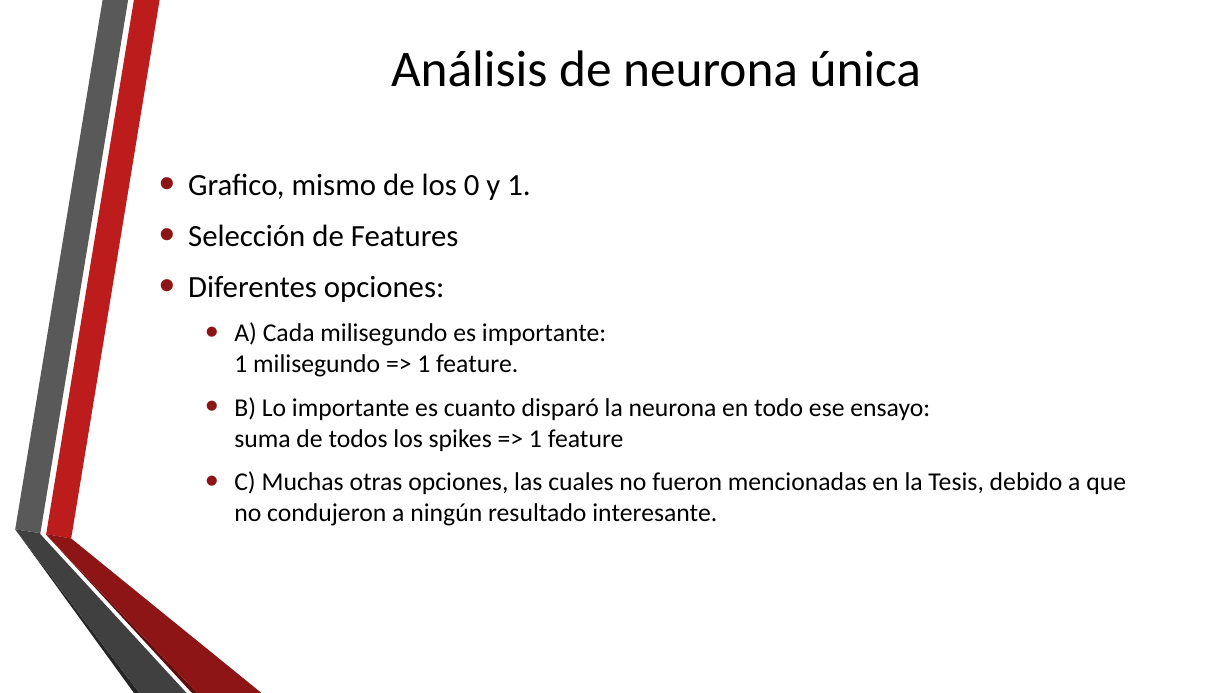
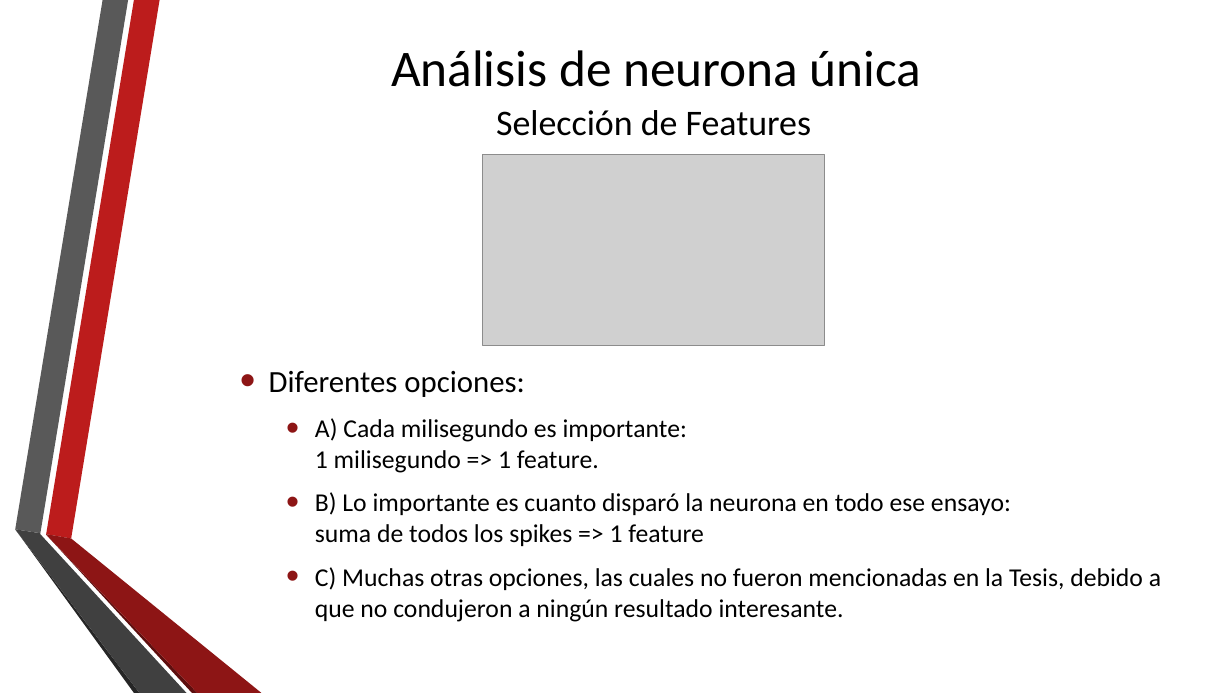
Before and after one commit to neozero86/tesis-megea, a slide deck: slide 21 of Presentacion/PresentacionTesis.pptx. Drawn at 1232x693 pixels with LibreOffice and Linux fonts; fonts in the diff are those of the drawing; grey boxes stand for pictures; background and template pictures are left out. Boxes give left, top, right and bottom in pixels: in the first picture for what was removed or moved away, otherwise in the second. Text is boxed around its words. In the diff, an @@ line names an element or a change of style, - is before the commit and + after.

```diff
--- a/Presentacion/PresentacionTesis.pptx
+++ b/Presentacion/PresentacionTesis.pptx
@@ text added at (x1=496, y1=110, x2=811, y2=136), 28 pt, text #000000 @@
+Selección de Features
@@ text at (x1=188, y1=173, x2=530, y2=247): paragraphs removed @@
-• Grafico, mismo de los 0 y 1.
-• Selección de Features
@@ picture added at (x1=483, y1=154, x2=825, y2=346) @@
@@ text "Diferentes opciones:" moved from (x1=188, y1=173, x2=1126, y2=526) to (x1=269, y1=371, x2=1161, y2=622) @@
```
Also in this commit, not shown: 5 other slides changed, 5 slides added, 4 slides removed, 11 other files.
